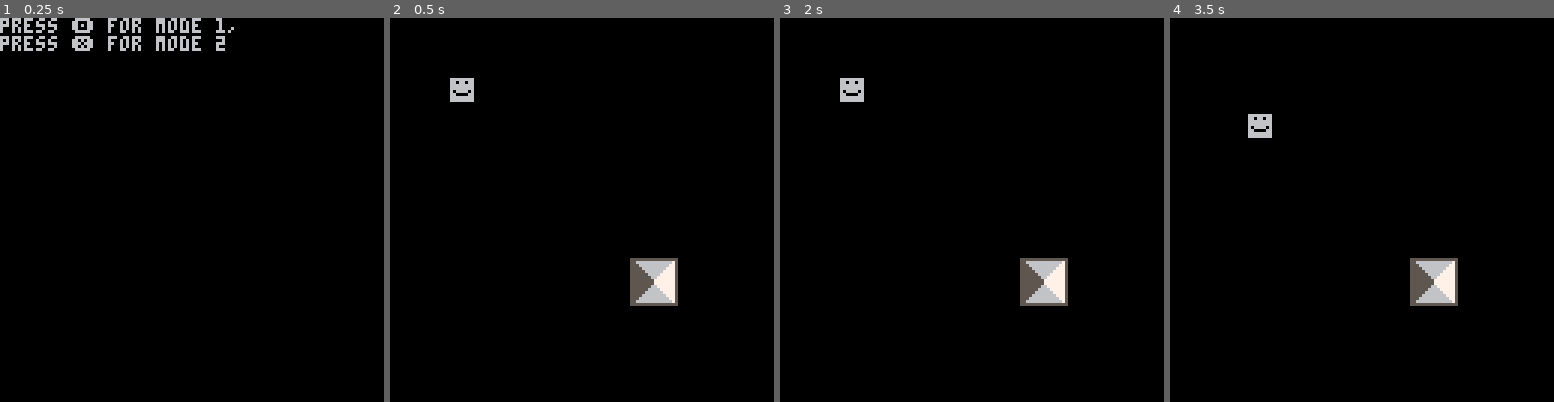
Above: before the commit, frames 1-4 (left to right).
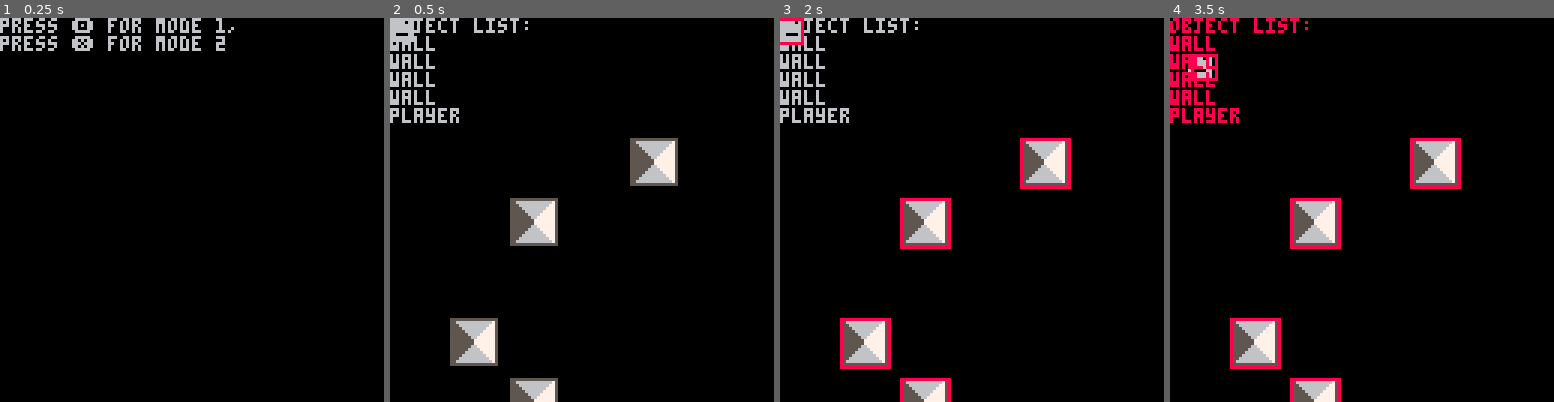
Above: after the commit, the same moments.

Repository: llopez020/Anxiety-at-its-Finest
Game: PICO-8 cartridge base.p8
Two runs of this game, one before a commit and one after it. Both use one fixed random seed, a clock stepped at 60 frames per second and the inputs below.
Inputs:
- Up to frame 1 (0.25 s): no input
- Up to frame 2 (0.5 s): tap O (Z key) at 0.33 s
- Up to frame 3 (2 s): tap O (Z key) at 0.7, 1.43 s; tap X (X key) at 1.07 s; hold Left from 1.97 s (still down)
- Up to frame 4 (3.5 s): tap X (X key) every 0.33 s from 2.07 to 3.4 s; tap O (Z key) at 2.22, 3.1 s; release Left at 2.37 s; hold Down 2.42-2.82 s; hold Right from 2.87 s (still down)

Frame 1 is identical in both runs. In frame 2, 9.4% of the frame differs, in the area x 0-75%, y 0-100%; in frame 3, 10%; in frame 4, 10%, in the area x 0-76%, y 0-100%.

Commit message:
Add files via upload

Diff:
--- a/base.p8
+++ b/base.p8
@@ -5,15 +5,20 @@
 function _init()
 cls()
 
+ objlist=nil
+
 #include collision.lua
 
 --debug switch
-debugint=0
+debugint=1
 
 mode = "initdebug"
 
-player = create_object(0,20,20,8,8)
-test = create_object(1,80,40,16,16)
+player = create_object("player",0,0,0,8,8)
+create_object("wall",1,80,40,16,16)
+create_object("wall",1,20,100,16,16)
+create_object("wall",1,40,120,16,16)
+create_object("wall",1,40,60,16,16)
 
 end
 -->8
@@ -32,14 +36,38 @@
 
 cls()
 
-test.draw(test)
-player.draw(player)
+drawallobj()
 
-if btn(1) and sprcoll(player.x,player.y-1,player.width+2,player.height+2,test.x,test.y,test.width,test.height)==false then player.x=player.x+1 end
-if btn(0) and sprcoll(player.x-2,player.y-1,player.width+2,player.height+2,test.x,test.y,test.width,test.height)==false then player.x=player.x-1 end
-if btn(2) and sprcoll(player.x-1,player.y-2,player.width+2,player.height+2,test.x,test.y,test.width,test.height)==false then player.y=player.y-1 end
-if btn(3) and sprcoll(player.x-1,player.y,player.width+2,player.height+2,test.x,test.y,test.width,test.height)==false then player.y=player.y+1 end
+if debugint==1 then printlist() end
+if btn(1) then player.x=player.x+1 checkallcol(player) end
+if btn(0) then player.x=player.x-1 checkallcol(player) end
+if btn(2) then player.y=player.y-1 checkallcol(player) end
+if btn(3) then player.y=player.y+1 checkallcol(player) end
 
+end
+
+function drawallobj()
+ 	local temp = objlist
+		while temp do
+			temp.value.draw(temp.value)
+			temp = temp.next
+		end
+end
+
+function checkallcol(obj1)
+ 	local temp = objlist
+		while temp do
+			if (obj1.id!=temp.value.id and checkcol(obj1, temp.value)==true) then return end
+			temp = temp.next
+		end
+		obj1.oldx=obj1.x
+		obj1.oldy=obj1.y
+end
+
+function checkcol(obj1, obj2)
+ bool = sprcoll(obj1.x,obj1.y,obj1.width,obj1.height,obj2.x,obj2.y,obj2.width,obj2.height)
+	if bool==true then obj1.x=obj1.oldx obj1.y=obj1.oldy end
+	return bool
 end
 
 function testmode2()
@@ -60,22 +88,45 @@
 
 end
 -->8
--- create_object(sprite number, x position, y position, object width, object height)
-function create_object(rsprite,rx,ry,rwidth,rheight)
+-- create_object(unique id,sprite number, x position, y position, object width, object height)
+function create_object(uid,rsprite,rx,ry,rwidth,rheight)
 a={
+oldx = rx, --previous x
+oldy = ry, --previous y
 sprite=rsprite, --sprite number
 x=rx, --x position
-y=rx, --y position
+y=ry, --y position
 width=rwidth, --object width
-height=rheight --object height
+height=rheight, --object height
+id=uid, --unique id
 }
 
 	function a.draw(obj)
 		spr(obj.sprite,obj.x,obj.y,obj.width/8,obj.height/8)
 	end
 
+addtolist(a)
+
 return a
 end
+
+
+function addtolist(a)
+ 	objlist= {
+ 		next=objlist,
+ 		value=a
+ 	}
+ 	print("added object"..a.sprite.."\n")
+end
+
+ function printlist()
+  local temp = objlist
+  print("object list:")
+		while temp do
+			print(temp.value.id)
+			temp = temp.next
+		end
+	end
 
 __gfx__
 66666666555555555555555500000000000000000000000000000000000000000000000000000000000000000000000000000000000000000000000000000000
--- a/collision.lua
+++ b/collision.lua
@@ -1,10 +1,6 @@
 function sprcoll(x,y,w,h,x2,y2,w2,h2)
 
  col=false
- w=w-1
- h=h-1
- w2=w2-1
- h2=h2-1
 
  -- debug show hitboxes
  if (debugint==1) then rect(x,y,x+w,y+h,8) rect(x2,y2,x2+w2,y2+h2,8) end
